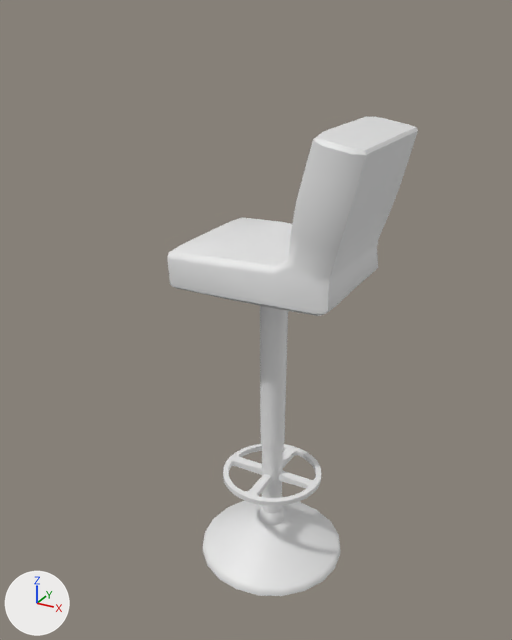
Two versions of the FBX model Assets/Models/Dressing Room/SM_High_Stool.fbx, one commit apart.
Both versions are drawn from a 50 mm lens placed at (0.62, -1.204, 1.187), pointed at (-0.019, -0.043, 0.606). Lighting does not change. The marker at lower left points along +X, +Y and +Z. The older version comes first. Where no turn or scale is listed for an object, it has been applied to the vertices.

Script lines for the objects in view, before the commit:
```python
me_circle_008 = bpy.data.meshes.new('Circle.008')
me_circle_008.from_pydata(...)  # 971 vertices, 1027 faces; spans x -0.166..0.23, y -0.166..0.198, z 0.0..1.002
ob_banqueta_low = bpy.data.objects.new('Banqueta_Low', me_circle_008)
ob_banqueta_low.location = (0.0, 0.0, 0.0)
```
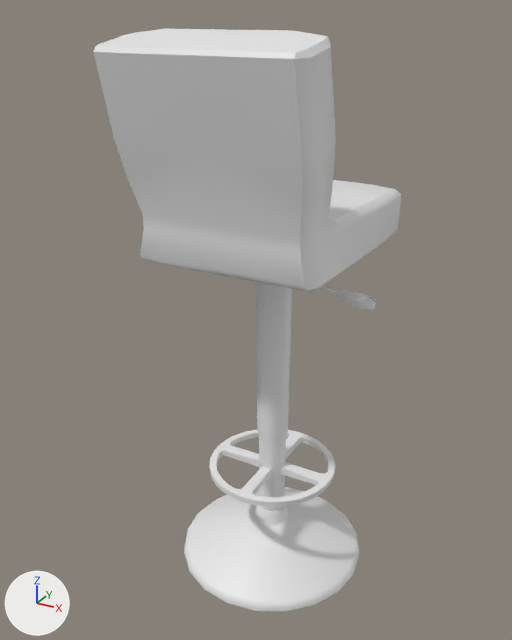
The change, as a list of edits to the scene's bpy script:
```text
Change me_circle_008:
    used by ob_banqueta_low; location = (0.0, 0.0, 0.0)
    remove me_circle_008.from_pydata(...)  # 971 vertices, 1027 faces; spans x -0.166..0.23, y -0.166..0.198, z 0.0..1.002
    add me_circle_008.from_pydata(...)  # 971 vertices, 1027 faces; spans x -0.21..0.218, y -0.291..0.21, z 0.0..1.157
    me_circle_008 part 1: the loose piece of 557 vertices spanning x -0.166..0.166, y -0.166..0.166, z 0.0..0.681 is multiplied about the mesh origin by the matrix ((0.0, 1.267, 0.0), (-1.267, 0.0, 0.0), (0.0, 0.0, 1.105))
    me_circle_008 part 2: the loose piece of 118 vertices spanning x -0.026..0.009, y 0.051..0.198, z 0.602..0.677 is turned -90 degrees about the z axis through its middle and scaled by 1.1, then moved by (0.146, -0.127, 0.067)
    me_circle_008 part 3: the loose piece of 196 vertices spanning x -0.164..0.23, y -0.151..0.149, z 0.682..1.002 is turned -90 degrees about the z axis through its middle and scaled by 1.27, then moved by (-0.032, -0.041, 0.112)
    other edits to the shape of me_circle_008 do not show in these pictures
```

Where the change shows, as pixel boxes [x1, y1, x2, y2] in the pictures (512 x 640 px; the box of a moved part takes in the faces that stretch with it):
'Banqueta_Low', reshaped (22% wider, 21% taller)
    before: [167, 117, 418, 596]
    after: [94, 29, 401, 611]
part 1 of me_circle_008, moved or reshaped
    before: [203, 306, 340, 596]
    after: [184, 282, 359, 611]
part 2 of me_circle_008, moved or reshaped (not visible before)
    after: [319, 284, 376, 309]
part 3 of me_circle_008, moved or reshaped
    before: [167, 117, 418, 316]
    after: [94, 29, 401, 292]
